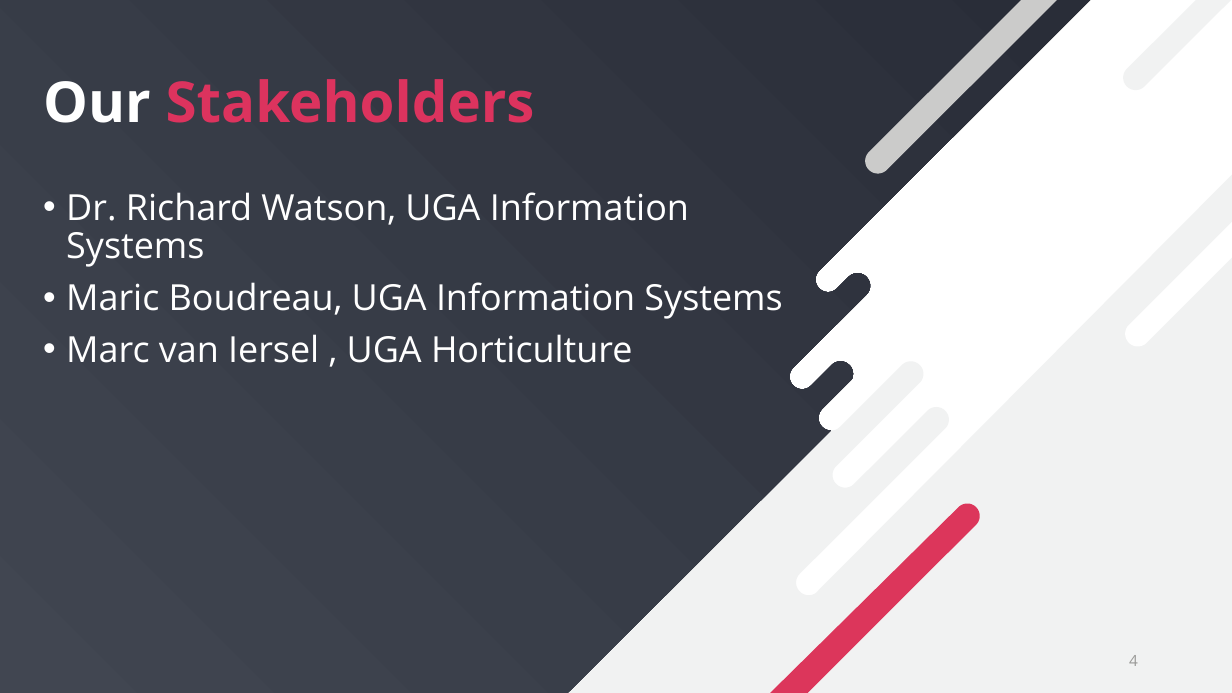
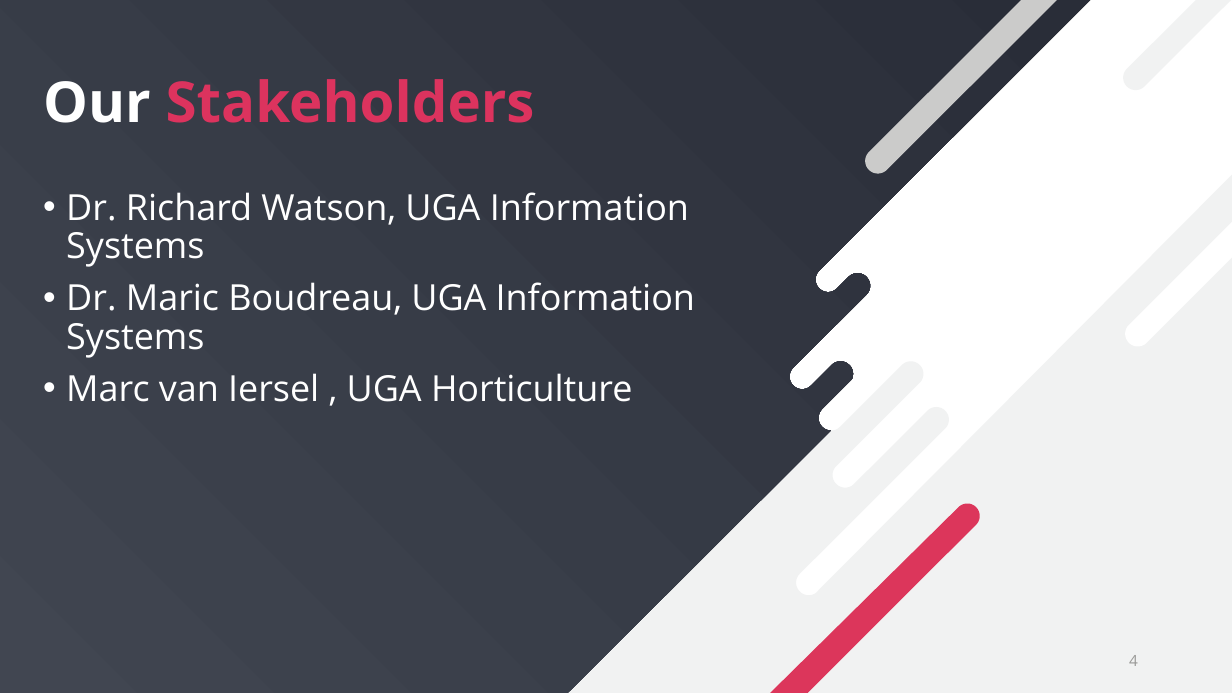
Before and after one commit to sangm012/MIST7590, a slide deck: slide 4 of Final Presentation.pptx. Drawn at 1232x693 pixels with LibreOffice and Linux fonts; fonts in the diff are those of the drawing; background and template pictures are left out. Boxes give left, top, right and bottom in pixels: in the first picture for what was removed or moved away, otherwise in the second. Text is boxed around its words. In the diff, an @@ line names an element or a change of style, - is before the commit and + after.

```diff
--- a/Final Presentation.pptx
+++ b/Final Presentation.pptx
@@ text at (x1=66, y1=282, x2=695, y2=358): text changed @@
-• Maric Boudreau, UGA Information Systems
+• Dr. Maric Boudreau, UGA Information Systems
```
